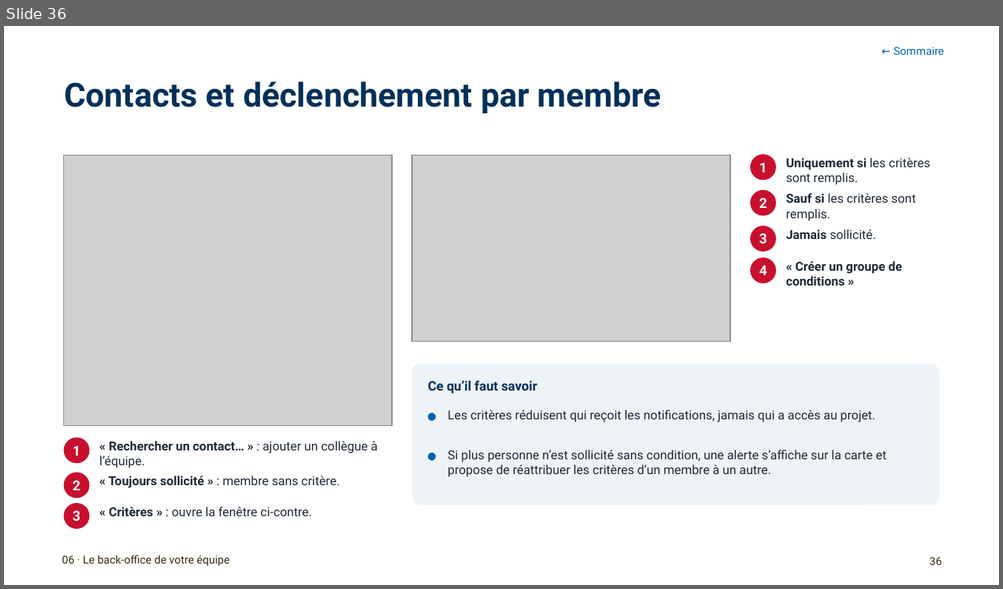
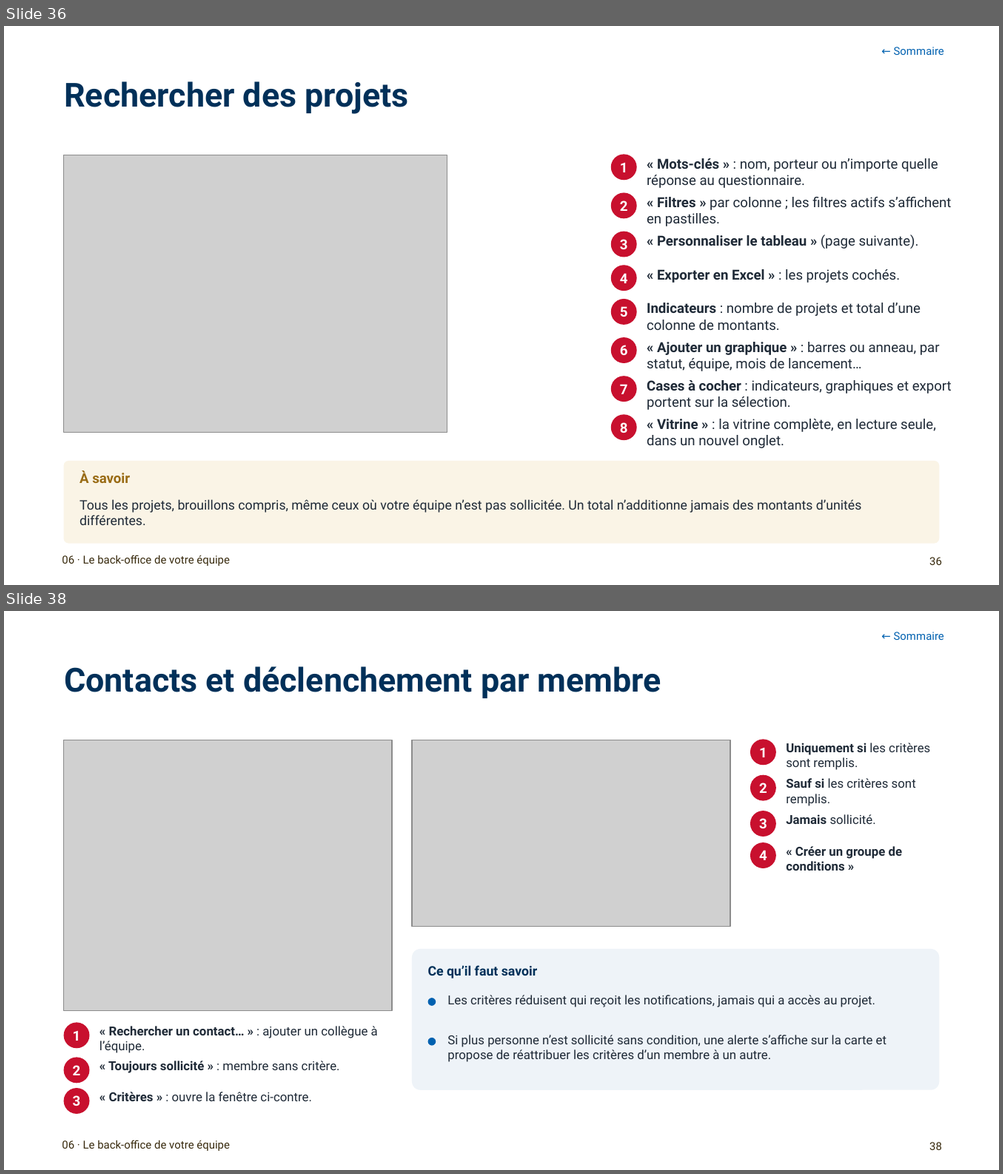
Before and after one commit to antoinelmariel-ux/ProjectNavigator, a slide deck: docs/Project Navigator_ Manuel SME.pptx. Shown one above the other, each under a label of ours: slide 36 before the commit, slides 36 and 38 after it; the slides between them are not shown. The pictures are 1003x589 and 1003x1174 pixels, drawn with LibreOffice and Linux fonts; fonts in the diff are those of the drawing; grey boxes stand for pictures; background and template pictures are left out. Boxes give left, top, right and bottom in pixels: in the first picture for what was removed or moved away, otherwise in the second. Text is boxed around its words. In the diff, an @@ line names an element or a change of style, - is before the commit and + after.

```diff
--- a/docs/Project Navigator_ Manuel SME.pptx
+++ b/docs/Project Navigator_ Manuel SME.pptx
@@ slide 36 added at (4,26,999,585), background #FFFFFF @@
@@ text added at (893,47,944,55), 8 pt, text #0061B0 @@
+← Sommaire
@@ title added at (64,82,408,114), 24 pt, text #003059, bold @@
+Rechercher des projets
@@ picture added at (64,156,447,433) @@
@@ ellipse added at (611,154,637,180), fill #C8102E, 10 pt, text #FFFFFF, bold @@
+1
@@ text added at (646,158,938,188), 10 pt, text #1F2A37 @@
+« Mots-clés » : nom, porteur ou n’importe quelle réponse au questionnaire.
@@ ellipse added at (611,193,637,219), fill #C8102E, 10 pt, text #FFFFFF, bold @@
+2
@@ text added at (646,197,951,227), 10 pt, text #1F2A37 @@
+« Filtres » par colonne ; les filtres actifs s’affichent en pastilles.
@@ ellipse added at (611,232,637,258), fill #C8102E, 10 pt, text #FFFFFF, bold @@
+3
@@ text added at (657,235,919,249), 10 pt, text #1F2A37, bold @@
+« Personnaliser le tableau » (page suivante).
@@ ellipse added at (611,266,637,292), fill #C8102E, 10 pt, text #FFFFFF, bold @@
+4
@@ text added at (657,269,899,283), 10 pt, text #1F2A37 @@
+« Exporter en Excel » : les projets cochés.
@@ ellipse added at (611,300,637,326), fill #C8102E, 10 pt, text #FFFFFF, bold @@
+5
@@ text added at (646,303,920,330), 10 pt, text #1F2A37 @@
+Indicateurs : nombre de projets et total d’une colonne de montants.
@@ ellipse added at (611,338,637,363), fill #C8102E, 10 pt, text #FFFFFF, bold @@
+6
@@ text added at (646,342,939,372), 10 pt, text #1F2A37 @@
+« Ajouter un graphique » : barres ou anneau, par statut, équipe, mois de lancement…
@@ ellipse added at (611,376,637,402), fill #C8102E, 10 pt, text #FFFFFF, bold @@
+7
@@ text added at (646,380,951,410), 10 pt, text #1F2A37 @@
+Cases à cocher : indicateurs, graphiques et export portent sur la sélection.
@@ ellipse added at (611,415,637,440), fill #C8102E, 10 pt, text #FFFFFF, bold @@
+8
@@ text added at (646,419,936,449), 10 pt, text #1F2A37 @@
+« Vitrine » : la vitrine complète, en lecture seule, dans un nouvel onglet.
@@ rounded rectangle added at (64,460,939,543), fill #FAF4E6 @@
@@ text added at (79,471,130,483), 10 pt, text #996B14, bold @@
+À savoir
@@ text added at (79,500,862,526), 9.5 pt, text #1F2A37 @@
+Tous les projets, brouillons compris, même ceux où votre équipe n’est pas sollicitée. Un total n’additionne jamais des montants d’unités différentes.
@@ text added at (62,555,230,566), 8 pt, text #37290C @@
+06 · Le back-office de votre équipe
@@ page number added at (929,557,942,565), 8 pt, text #37290C @@
+36
@@ what was slide 36 is now slide 38 @@
@@ page number at (929,1142,942,1150): text changed @@
-36
+38
```
Also in this commit, not shown: 7 slides changed, 1 other slide added, 1 other file.
